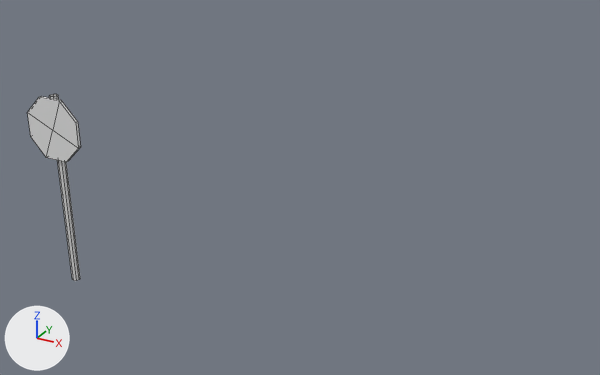
What one commit did to the FBX model Assets/Modelos/Objetos/Placas/PlacaDePare.fbx.
One viewpoint serves both versions: a 50 mm lens placed at (11.36, -13.28, 10.51), pointed at (3.66, 0.72, 3.5). The axes (+X, +Y, +Z) are drawn at lower left. The lights are the same throughout. Mesh edges are drawn as thin lines.

Objects in the first picture: 'StopSign'.
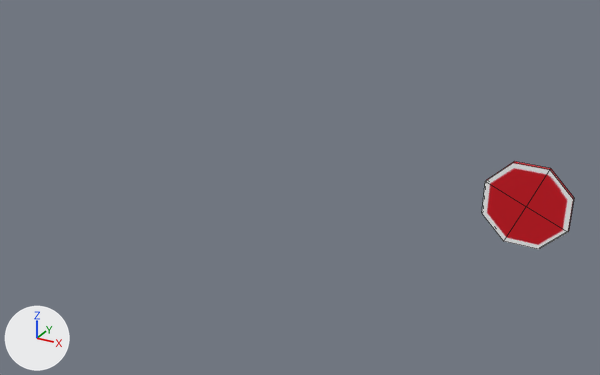
What differs and where, as boxes [x1, y1, x2, y2] in the pictures (600 x 375 px; the box of a moved part takes in the faces that stretch with it):
'StopSign', reshaped, moved (69% wider, 53% shorter)
    before: [27, 94, 81, 281]
    after: [482, 161, 574, 249]
part 1 of me_stopsign, moved or reshaped
    before: [27, 96, 81, 162]
    after: [482, 161, 574, 249]
part 2 of me_stopsign, deleted
    before: [49, 94, 80, 281]

Diff of the bpy script that builds the scene:
```diff
--- a/Assets/Modelos/Objetos/Placas/PlacaDePare.fbx.py
+++ b/Assets/Modelos/Objetos/Placas/PlacaDePare.fbx.py
@@ img_sinalizacoes_png @@
+img_sinalizacoes_png = load_image('Sinalizacoes.png', '../Sinalizacoes.png', 512, 512, 'sRGB')
@@ mat_sinalizacoes @@
+mat_sinalizacoes = principled_material('Sinalizacoes')
+mat_sinalizacoes.texture = img_sinalizacoes_png
@@ me_stopsign @@
 me_stopsign.from_pydata(...)  # 34 vertices, 24 faces; spans x -0.74..0.74, y -0.16..0.1, z -0.12..4.68
 # used by ob_stopsign; location = (-2.36, 0.0, 0.12)
+# me_stopsign part 1: the loose piece of 18 vertices spanning x -0.74..0.74, y -0.16..-0.09, z 3.15..4.64 is moved by (0.0, 0.13, -3.89), in mat_sinalizacoes (picture img_sinalizacoes_png)
+# me_stopsign part 2: the loose piece of 16 vertices spanning x -0.1..0.1, y -0.1..0.1, z -0.12..4.68 is deleted
+me_stopsign.materials.append(mat_sinalizacoes)  # picture img_sinalizacoes_png
@@ ob_stopsign @@
 ob_stopsign = bpy.data.objects.new('StopSign', me_stopsign)
-ob_stopsign.location = (-2.36, 0.0, 0.12)
+ob_stopsign.location = (8.54, -0.12, 4.52)
```
